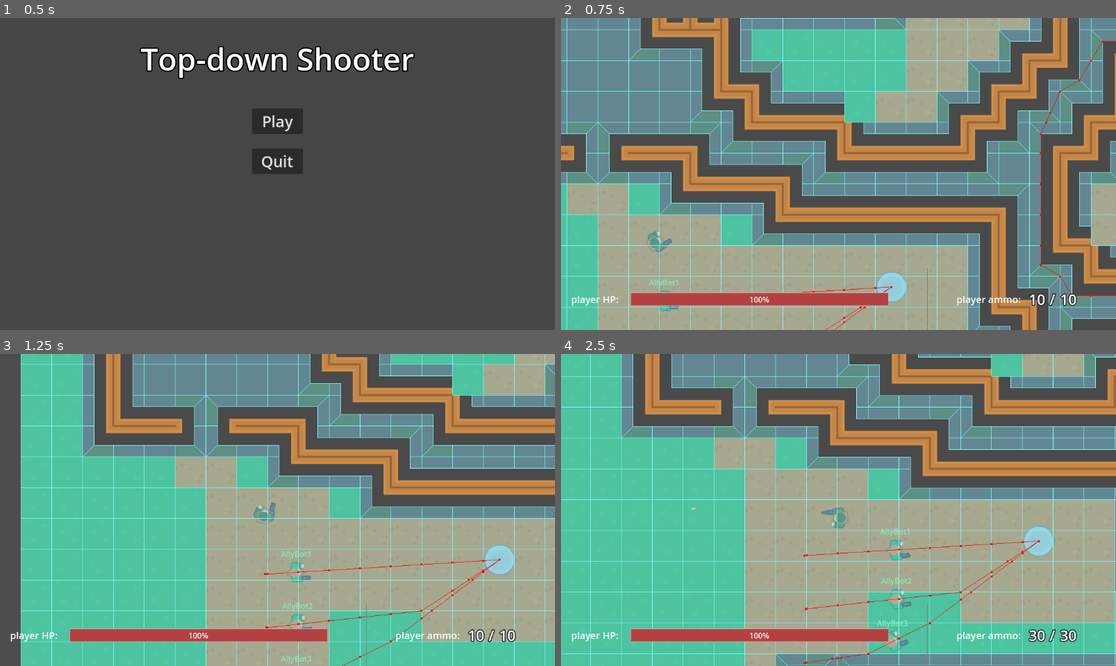
Above: before the commit, frames 1-4 (two rows, left to right).
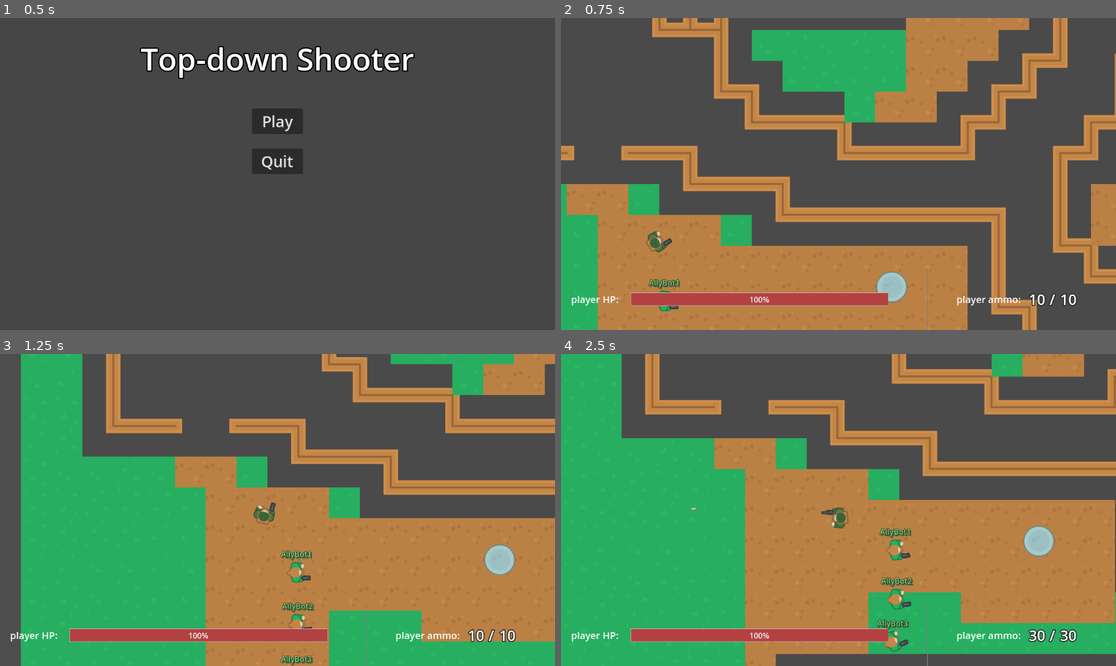
Above: after the commit, the same moments.

Repository: ZeromaXHe/MyGitRepository
Game: Godot game, scene res://scenes/main_menu_screen.tscn
The game is run twice, just before and just after one commit, with the same random seed, the same clock (stepped at 60 frames per second) and the same inputs.
Inputs (mouse positions are in pixels of both pictures, inside the frame that each line leads up to):
- Up to frame 1 (0.5 s): no input
- Up to frame 2 (0.75 s): click "Play" at 0.5 s
- Up to frame 3 (1.25 s): no input
- Up to frame 4 (2.5 s): move the mouse to (849, 388) at 1.27 s; press the mouse at (849, 388) at 1.28 s; hold D (right) 1.28-2.03 s; move the mouse to (727, 525) at 2.02 s; release the mouse at (727, 525) at 2.03 s; hold S (down) from 2.03 s (still down); tap 1 (weapon_1) at 2.1 s

Frame 1 is identical in both runs. In frame 2, 64% of the frame differs, in the area x 0-100%, y 0-100%; in frame 3, 76%; in frame 4, 79%.

Commit message:
feature(GodotDemo): GodotProjects 俯视角射击游戏 - 角色名字标签样式调整

Diff:
--- a/GodotDemo/GodotProjects/scenes/ai.tscn
+++ b/GodotDemo/GodotProjects/scenes/ai.tscn
@@ -21,7 +21,6 @@
 [node name="NavigationAgent2D" type="NavigationAgent2D" parent="."]
 avoidance_enabled = true
 radius = 25.0
-debug_enabled = true
 
 [connection signal="body_entered" from="DetectionZone" to="." method="_on_detection_zone_body_entered"]
 [connection signal="body_exited" from="DetectionZone" to="." method="_on_detection_zone_body_exited"]
--- a/GodotDemo/GodotProjects/scenes/main.tscn
+++ b/GodotDemo/GodotProjects/scenes/main.tscn
@@ -933,7 +933,6 @@
 
 [node name="Ground" type="TileMap" parent="."]
 tile_set = SubResource("TileSet_il0hw")
-navigation_visibility_mode = 1
 format = 2
 layer_0/tile_data = PackedInt32Array(-196617, 1048576, 4, -131081, 851968, 6, -65545, 851968, 6, -9, 851968, 6, 65527,  …(22163 unchanged characters)…
 
--- a/GodotDemo/GodotProjects/scripts/name_labels_manager.gd
+++ b/GodotDemo/GodotProjects/scripts/name_labels_manager.gd
@@ -21,6 +21,14 @@
 		# FIXME: 这里坐标写死了，需要看看有没有更好的实现方式
 		name_label.position = Vector2(-32, -50)
 		name_label.text = actor.name
+		# 描边配置
+		name_label.add_theme_color_override("font_outline_color", Color.BLACK)
+		name_label.add_theme_constant_override("outline_size", 3)
+		# 阴影配置
+		name_label.add_theme_color_override("font_shadow_color", Color.DIM_GRAY)
+		name_label.add_theme_constant_override("shadow_offset_x", 3)
+		name_label.add_theme_constant_override("shadow_offset_y", 3)
+		name_label.add_theme_constant_override("shadow_outline_size", 2)
 		name_label.modulate = get_name_label_color(actor.team.side)
 		# FIXME: 锚点貌似得在 UI Container 节点中生效，应该用 pivot。但 pivot 获取不到正确的 size
 		name_label.set_anchors_preset(Control.PRESET_CENTER)
